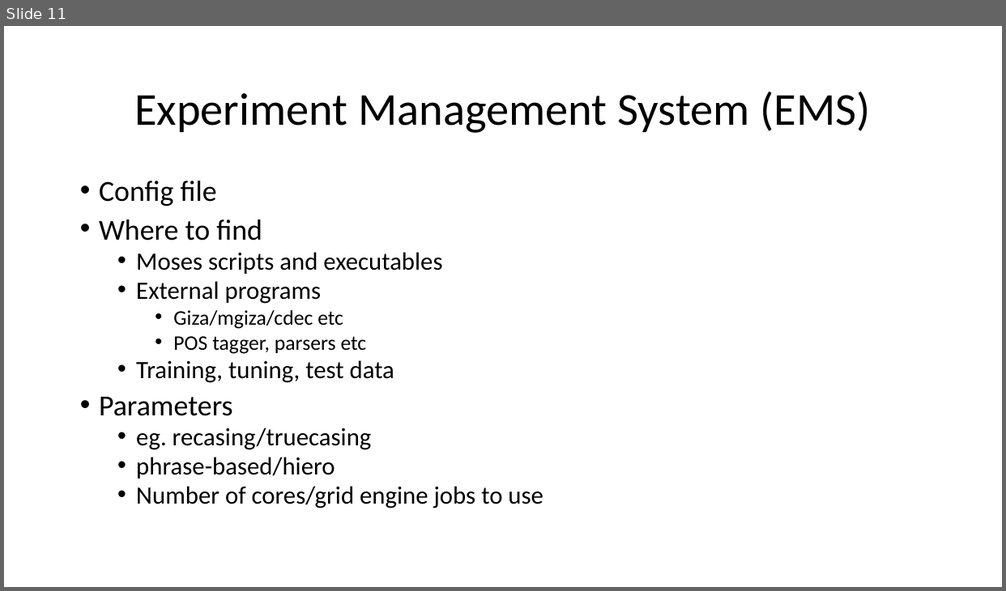
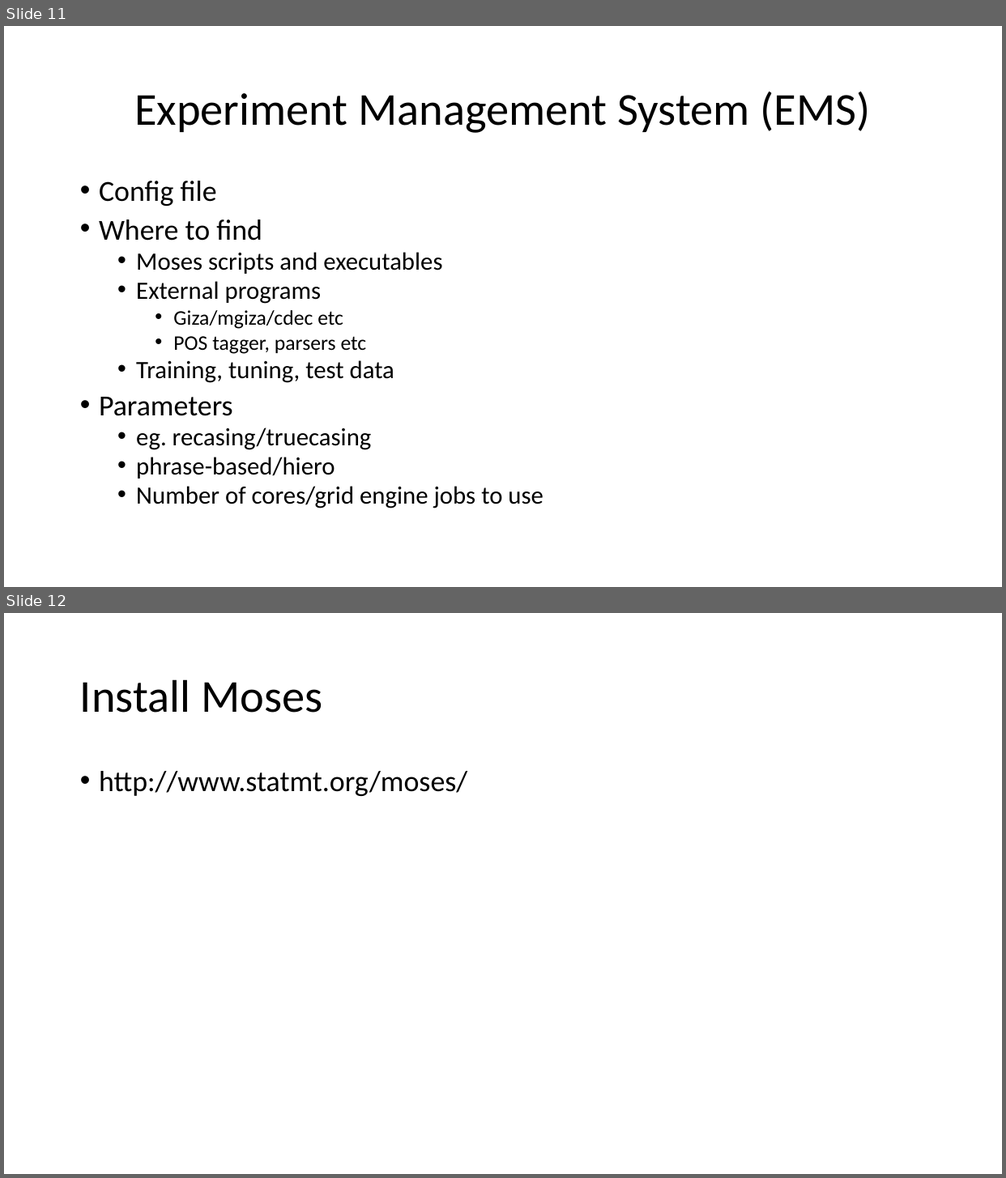
Before and after one commit to hieuhoang/papers, a slide deck: mtma16/slides.pptx. Shown one above the other, each under a label of ours: slide 11 before the commit, slides 11 and 12 after it. The pictures are 1006x591 and 1006x1178 pixels, drawn with LibreOffice and Linux fonts; fonts in the diff are those of the drawing. Boxes give left, top, right and bottom in pixels: in the first picture for what was removed or moved away, otherwise in the second. Text is boxed around its words. In the diff, an @@ line names an element or a change of style, - is before the commit and + after.

Commit message:
start mtm16

```diff
--- a/mtma16/slides.pptx
+++ b/mtma16/slides.pptx
@@ slide 12 added at bbox=[4, 613, 1002, 1174], background #FFFFFF @@
@@ title added at bbox=[80, 679, 322, 713], 44 pt, text #000000 @@
+Install Moses
@@ text added at bbox=[99, 771, 467, 796], 28 pt, text #000000 @@
+• http://www.statmt.org/moses/
```
